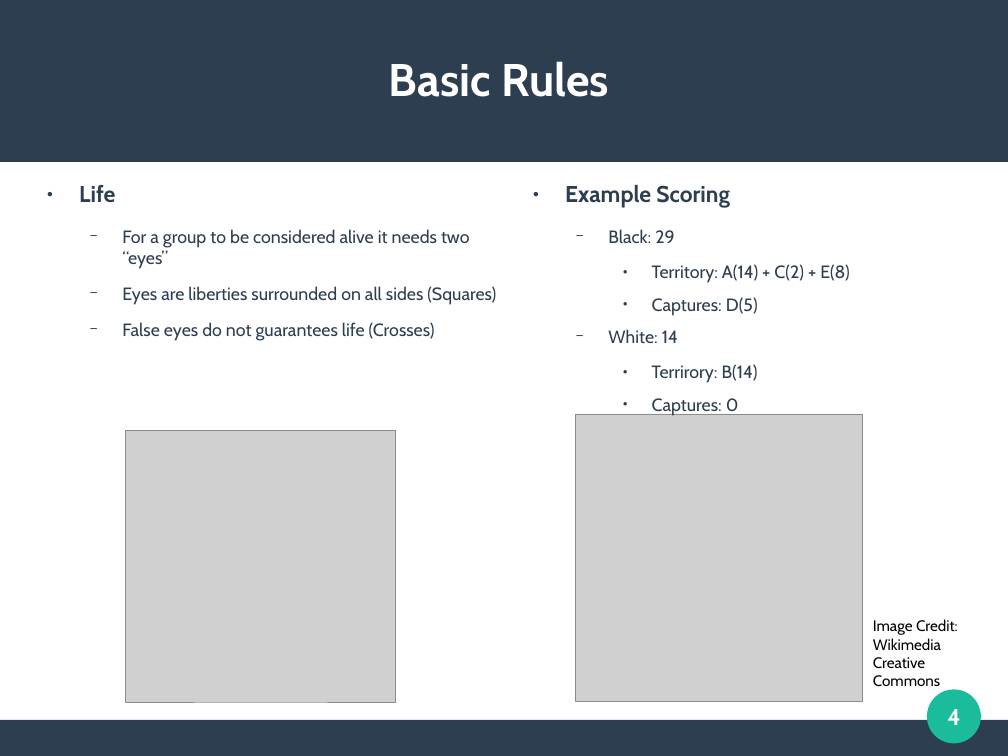
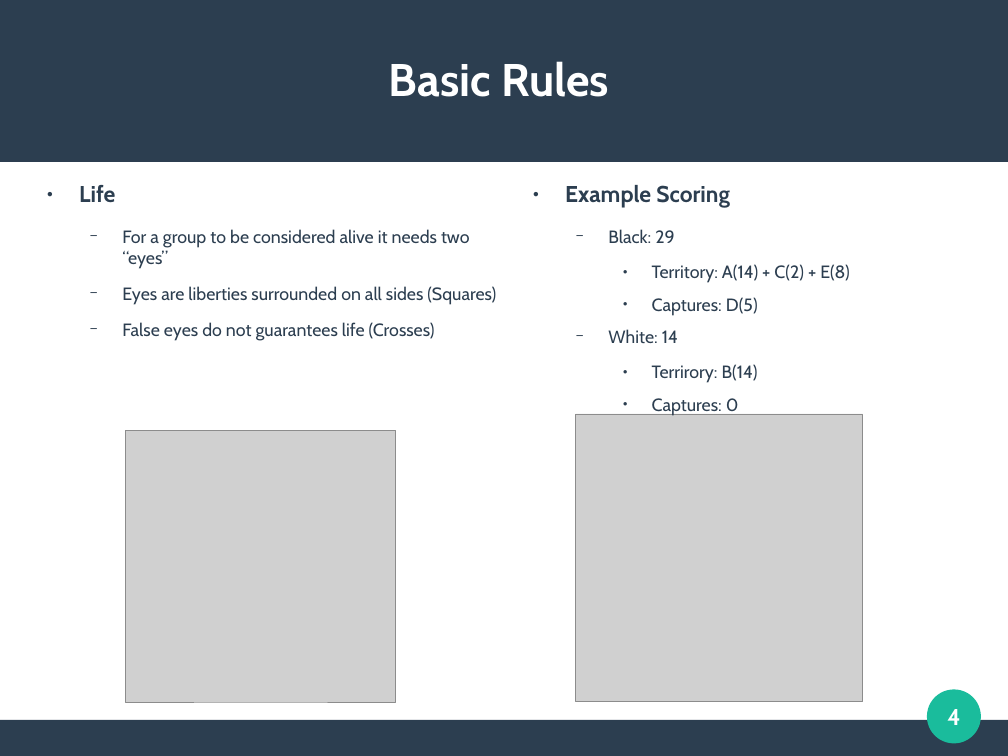
Before and after one commit to DSWallach/CommonLisp-Go, a slide deck: slide 4 of docs/WallachPresentation.odp. Drawn at 1008x756 pixels with LibreOffice and Linux fonts; fonts in the diff are those of the drawing; grey boxes stand for pictures. Boxes give left, top, right and bottom in pixels: in the first picture for what was removed or moved away, otherwise in the second. Text is boxed around its words. In the diff, an @@ line names an element or a change of style, - is before the commit and + after.

```diff
--- a/docs/WallachPresentation.odp
+++ b/docs/WallachPresentation.odp
@@ text removed at (873,619,958,686) @@
-Image Credit:
-Wikimedia Creative Commons
```
Also in this commit, not shown: 1 other slide changed, 7 slides added, 4 slides removed, 10 other files.
